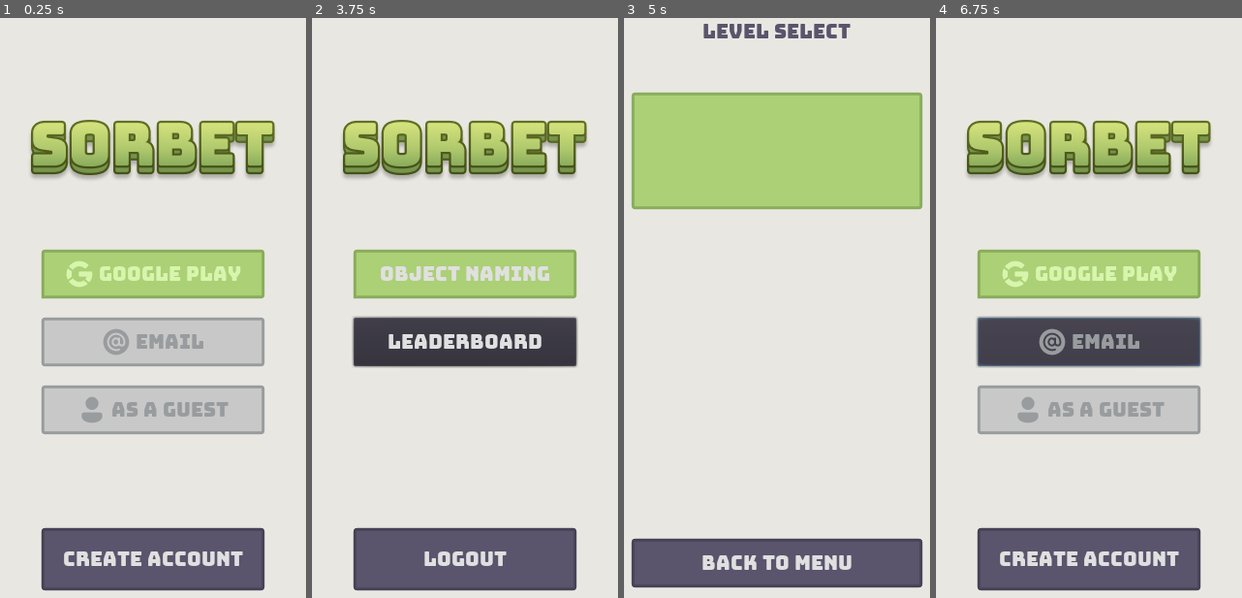
Above: before the commit, frames 1-4 (left to right).
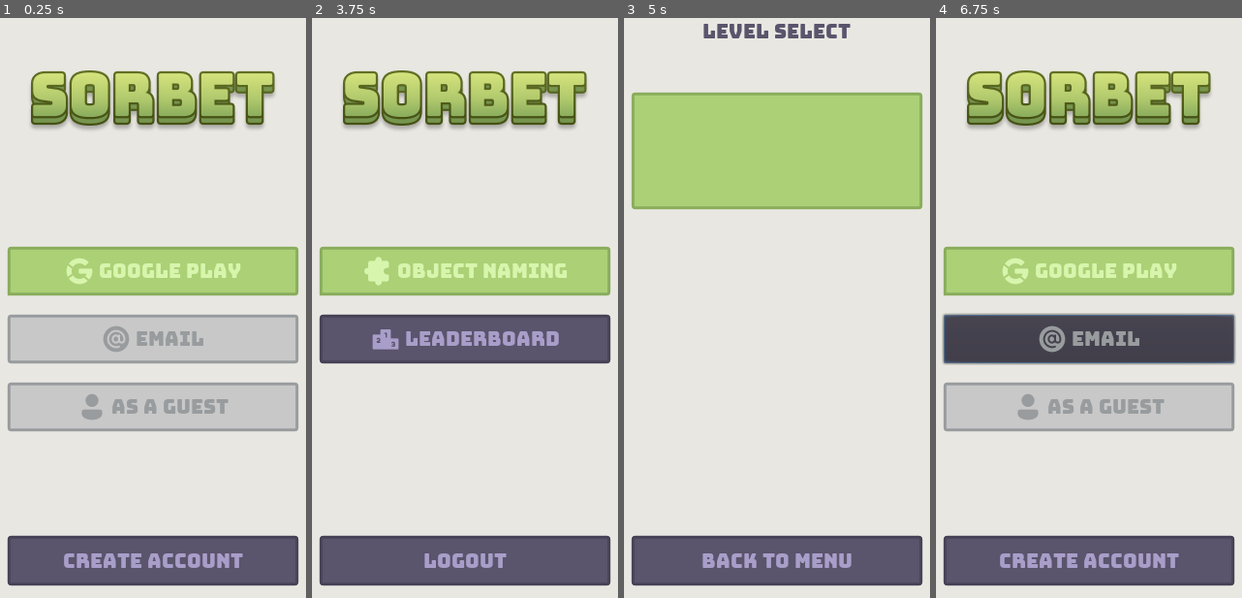
Above: after the commit, the same moments.

Repository: CTRLRLTY/Sorbet
Game: Godot game, scene res://Scenes/TitleScreen/TitleScreen.tscn
The game is run twice, just before and just after one commit, with the same random seed, the same clock (stepped at 60 frames per second) and the same inputs.
Inputs (mouse positions are in pixels of both pictures, inside the frame that each line leads up to; where the layout moved, square brackets give the same spot in the first picture):
- Up to frame 1 (0.25 s): no input
- Up to frame 2 (3.75 s): click "Create Account" at 0.5 s; click (465, 273) at 1.25 s; click (465, 273) at 2 s; click (465, 337) [465, 342] at 2.75 s; click (465, 406) [465, 412] at 3.5 s
- Up to frame 3 (5 s): click (777, 273) at 4.25 s
- Up to frame 4 (6.75 s): click (1089, 151) at 5 s; click "BACK TO MENU" at 5.75 s; click (1089, 337) [1089, 342] at 6.5 s

The runs differ from the first frame. In frame 1, 30% of the frame differs, in the area x 2-98%, y 9-99%; in frame 2, 31%; in frame 3, 2.1%; in frame 4, 31%.

Commit message:
Added leaderboard icon Repositioned login_screen

Diff:
--- a/Scenes/LevelSelection/LevelSelection.tscn
+++ b/Scenes/LevelSelection/LevelSelection.tscn
@@ -39,34 +39,32 @@
 text = "Level Select"
 align = 1
 
-[node name="MarginContainer" type="MarginContainer" parent="."]
-anchor_right = 1.0
-anchor_bottom = 1.0
+[node name="VBC" type="VBoxContainer" parent="."]
+margin_left = 30.0
 margin_top = 110.0
-custom_constants/margin_bottom = 20
-
-[node name="VBC" type="VBoxContainer" parent="MarginContainer"]
-margin_left = 30.0
 margin_right = 330.0
-margin_bottom = 510.0
+margin_bottom = 525.0
+rect_min_size = Vector2( 300, 0 )
 size_flags_horizontal = 6
 custom_constants/separation = 25
 
-[node name="Level" type="Button" parent="MarginContainer/VBC"]
+[node name="Level" type="Button" parent="VBC"]
 margin_right = 300.0
 margin_bottom = 120.0
 rect_min_size = Vector2( 0, 120 )
 custom_styles/normal = SubResource( 1 )
 
-[node name="Back" type="Button" parent="MarginContainer/VBC"]
-margin_top = 460.0
-margin_right = 300.0
-margin_bottom = 510.0
-rect_min_size = Vector2( 300, 50 )
+[node name="Back" type="Button" parent="."]
+margin_left = 30.0
+margin_top = 567.0
+margin_right = 330.0
+margin_bottom = 617.0
+rect_min_size = Vector2( 300, 51 )
 size_flags_horizontal = 0
 size_flags_vertical = 10
+custom_colors/font_color = Color( 0.666667, 0.623529, 0.792157, 1 )
 custom_fonts/font = ExtResource( 2 )
 custom_styles/normal = ExtResource( 3 )
 text = "BACK TO MENU"
 
-[connection signal="pressed" from="MarginContainer/VBC/Back" to="." method="_on_Back_pressed"]
+[connection signal="pressed" from="Back" to="." method="_on_Back_pressed"]
--- a/Scenes/TitleScreen/TitleScreen.tscn
+++ b/Scenes/TitleScreen/TitleScreen.tscn
@@ -6,7 +6,7 @@
 [ext_resource path="res://Scenes/TitleScreen/UserScreen.gd" type="Script" id=4]
 [ext_resource path="res://Resources/fonts/Bungee-Regular-20.tres" type="DynamicFont" id=5]
 [ext_resource path="res://Resources/Styleboxes/WhiteButton.stylebox" type="StyleBox" id=6]
-[ext_resource path="res://Resources/Styleboxes/GreenButton.stylebox" type="StyleBox" id=7]
+[ext_resource path="res://Resources/Icons/puzzle.png" type="Texture" id=7]
 [ext_resource path="res://Resources/Styleboxes/PurpleButton.stylebox" type="StyleBox" id=8]
 [ext_resource path="res://Resources/Styleboxes/RootBackground.tres" type="StyleBox" id=9]
 [ext_resource path="res://Resources/Icons/google.png" type="Texture" id=10]
@@ -15,6 +15,7 @@
 [ext_resource path="res://Resources/Icons/guest.png" type="Texture" id=13]
 [ext_resource path="res://Scenes/TitleScreen/Screens.gd" type="Script" id=14]
 [ext_resource path="res://Scenes/TitleScreen/BottomButton.gd" type="Script" id=15]
+[ext_resource path="res://Resources/Icons/leaderboard.png" type="Texture" id=16]
 
 [sub_resource type="StyleBoxEmpty" id=5]
 
@@ -49,8 +50,8 @@
 
 [node name="Sorbet" type="TextureRect" parent="."]
 anchor_right = 1.0
-margin_top = 138.0
-margin_bottom = 203.0
+margin_top = 87.0
+margin_bottom = 152.0
 mouse_filter = 2
 texture = ExtResource( 1 )
 stretch_mode = 6
@@ -60,11 +61,11 @@
 anchor_top = 0.5
 anchor_right = 0.5
 anchor_bottom = 0.5
-margin_left = -115.0
-margin_top = -48.0
-margin_right = 115.0
-margin_bottom = 142.0
-rect_min_size = Vector2( 230, 0 )
+margin_left = -150.0
+margin_top = -51.0
+margin_right = 150.0
+margin_bottom = 139.0
+rect_min_size = Vector2( 300, 0 )
 mouse_filter = 2
 custom_styles/panel = SubResource( 5 )
 script = ExtResource( 14 )
@@ -73,7 +74,7 @@
 }
 
 [node name="LoginScreen" type="PanelContainer" parent="Screens" groups=["auth_screen"]]
-margin_right = 230.0
+margin_right = 300.0
 margin_bottom = 190.0
 mouse_filter = 2
 size_flags_horizontal = 3
@@ -85,19 +86,21 @@
 }
 
 [node name="Main" type="VBoxContainer" parent="Screens/LoginScreen"]
-margin_right = 230.0
+margin_right = 300.0
 margin_bottom = 190.0
 mouse_filter = 2
 size_flags_horizontal = 3
 custom_constants/separation = 20
 
 [node name="GooglePlay" parent="Screens/LoginScreen/Main" instance=ExtResource( 11 )]
+margin_right = 300.0
 ui_icon = ExtResource( 10 )
 ui_text = "Google PLay"
 ui_font_color = Color( 0.847059, 0.964706, 0.678431, 1 )
 
 [node name="Email" parent="Screens/LoginScreen/Main" instance=ExtResource( 11 )]
 margin_top = 70.0
+margin_right = 300.0
 margin_bottom = 120.0
 custom_styles/normal = ExtResource( 6 )
 ui_icon = ExtResource( 12 )
@@ -106,6 +109,7 @@
 
 [node name="Guest" parent="Screens/LoginScreen/Main" instance=ExtResource( 11 )]
 margin_top = 140.0
+margin_right = 300.0
 margin_bottom = 190.0
 custom_styles/normal = ExtResource( 6 )
 ui_icon = ExtResource( 13 )
@@ -249,7 +253,7 @@
 
 [node name="UserScreen" type="PanelContainer" parent="Screens" groups=["auth_screen"]]
 visible = false
-margin_right = 230.0
+margin_right = 300.0
 margin_bottom = 190.0
 mouse_filter = 2
 custom_styles/panel = SubResource( 6 )
@@ -259,33 +263,25 @@
 }
 
 [node name="VBoxContainer" type="VBoxContainer" parent="Screens/UserScreen"]
-margin_right = 230.0
+margin_right = 300.0
 margin_bottom = 190.0
 mouse_filter = 2
 custom_constants/separation = 20
 
-[node name="ObjectNaming" type="Button" parent="Screens/UserScreen/VBoxContainer"]
-margin_right = 230.0
-margin_bottom = 50.0
-rect_min_size = Vector2( 0, 50 )
-mouse_default_cursor_shape = 2
-custom_fonts/font = ExtResource( 5 )
-custom_styles/normal = ExtResource( 7 )
-text = "Object Naming"
-__meta__ = {
-"_edit_lock_": true
-}
-
-[node name="Leaderboard" type="Button" parent="Screens/UserScreen/VBoxContainer"]
+[node name="ObjectNaming" parent="Screens/UserScreen/VBoxContainer" instance=ExtResource( 11 )]
+margin_right = 300.0
+ui_icon = ExtResource( 7 )
+ui_text = "Object Naming"
+ui_font_color = Color( 0.847059, 0.964706, 0.678431, 1 )
+
+[node name="Leaderboard" parent="Screens/UserScreen/VBoxContainer" instance=ExtResource( 11 )]
 margin_top = 70.0
-margin_right = 230.0
+margin_right = 300.0
 margin_bottom = 120.0
-rect_min_size = Vector2( 0, 50 )
-custom_fonts/font = ExtResource( 5 )
-text = "Leaderboard"
-__meta__ = {
-"_edit_lock_": true
-}
+custom_styles/normal = ExtResource( 8 )
+ui_icon = ExtResource( 16 )
+ui_text = "Leaderboard"
+ui_font_color = Color( 0.666667, 0.623529, 0.792157, 1 )
 
 [node name="Friends" type="Button" parent="Screens/UserScreen/VBoxContainer"]
 visible = false
@@ -304,34 +300,36 @@
 anchor_top = 0.5
 anchor_right = 0.5
 anchor_bottom = 0.5
-margin_left = -115.0
-margin_top = 239.0
-margin_right = 115.0
-margin_bottom = 303.0
-rect_min_size = Vector2( 230, 0 )
+margin_left = -150.0
+margin_top = 247.0
+margin_right = 150.0
+margin_bottom = 298.0
+rect_min_size = Vector2( 300, 51 )
+rect_pivot_offset = Vector2( -82, -298 )
 custom_styles/panel = SubResource( 7 )
 script = ExtResource( 15 )
 
 [node name="CreateAccount" type="Button" parent="BottomButton"]
+margin_right = 300.0
+margin_bottom = 51.0
+rect_min_size = Vector2( 0, 50 )
+size_flags_horizontal = 3
+custom_colors/font_color = Color( 0.666667, 0.623529, 0.792157, 1 )
+custom_fonts/font = ExtResource( 5 )
+custom_styles/normal = ExtResource( 8 )
+text = "Create Account"
+
+[node name="Logout" type="Button" parent="BottomButton"]
+visible = false
 margin_right = 230.0
 margin_bottom = 64.0
 rect_min_size = Vector2( 0, 50 )
 size_flags_horizontal = 3
-custom_fonts/font = ExtResource( 5 )
-custom_styles/normal = ExtResource( 8 )
-text = "Create Account"
-
-[node name="Logout" type="Button" parent="BottomButton"]
-visible = false
-margin_right = 230.0
-margin_bottom = 64.0
-rect_min_size = Vector2( 0, 50 )
-size_flags_horizontal = 3
+custom_colors/font_color = Color( 0.666667, 0.623529, 0.792157, 1 )
 custom_fonts/font = ExtResource( 5 )
 custom_styles/normal = ExtResource( 8 )
 text = "Logout"
 
-[connection signal="pressed" from="Screens/LoginScreen/Main/Email" to="." method="_on_Email_pressed"]
 [connection signal="pressed" from="Screens/LoginScreen/Main/Guest" to="." method="_on_Guest_pressed"]
 [connection signal="pressed" from="Screens/UserScreen/VBoxContainer/ObjectNaming" to="Screens/UserScreen" method="_on_ObjectNaming_pressed"]
 [connection signal="pressed" from="BottomButton/CreateAccount" to="Screens/LoginScreen" method="_on_CreateAccount_pressed"]
--- a/project.godot
+++ b/project.godot
@@ -23,6 +23,8 @@
 window/size/width=360
 window/size/height=640
 window/size/always_on_top=true
+window/stretch/mode="2d"
+window/stretch/aspect="keep"
 
 [physics]
 
Binary file added: Resources/Icons/leaderboard.png
Not shown, added: Resources/Icons/leaderboard.png.import
Binary file added: Resources/Icons/puzzle.png
Not shown, added: Resources/Icons/puzzle.png.import
Binary file changed: Resources/Styleboxes/PurpleButton.stylebox
Not shown: 1 places in Scenes/TitleScreen/TitleScreen.tscn that only renumber resources
